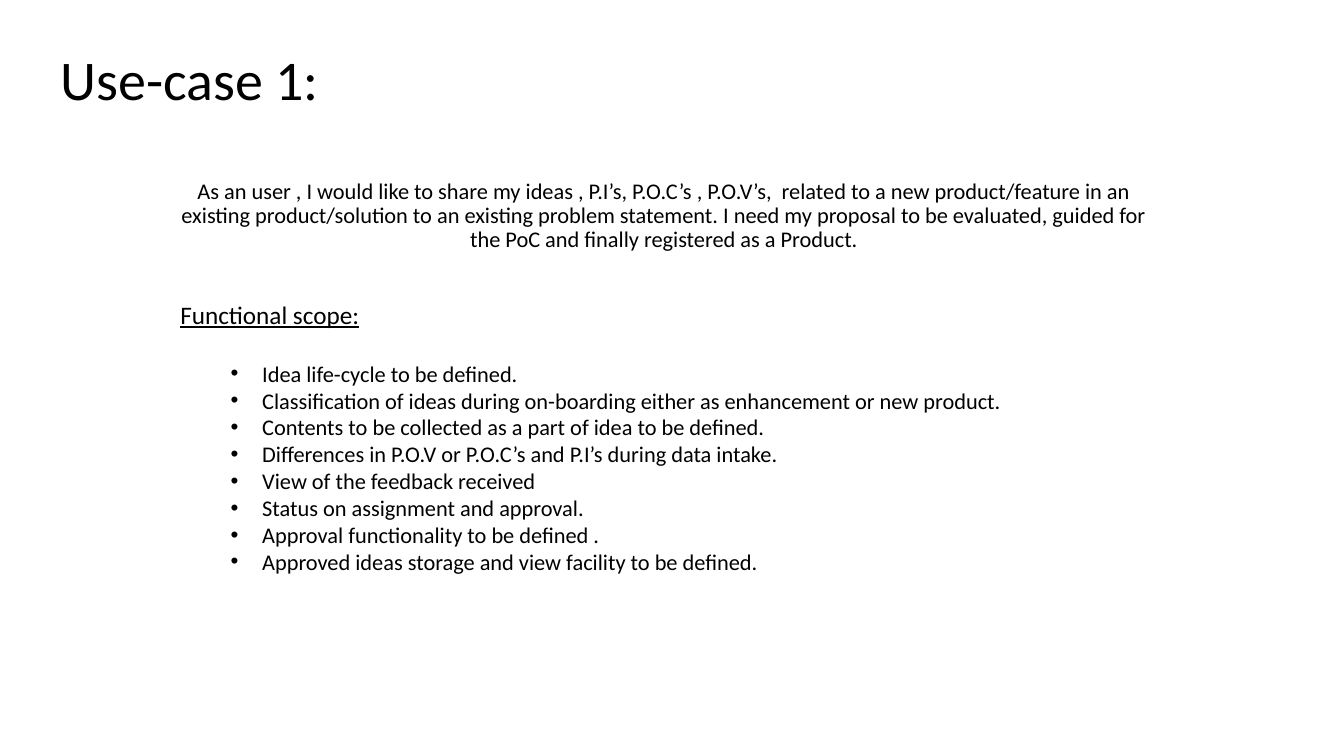
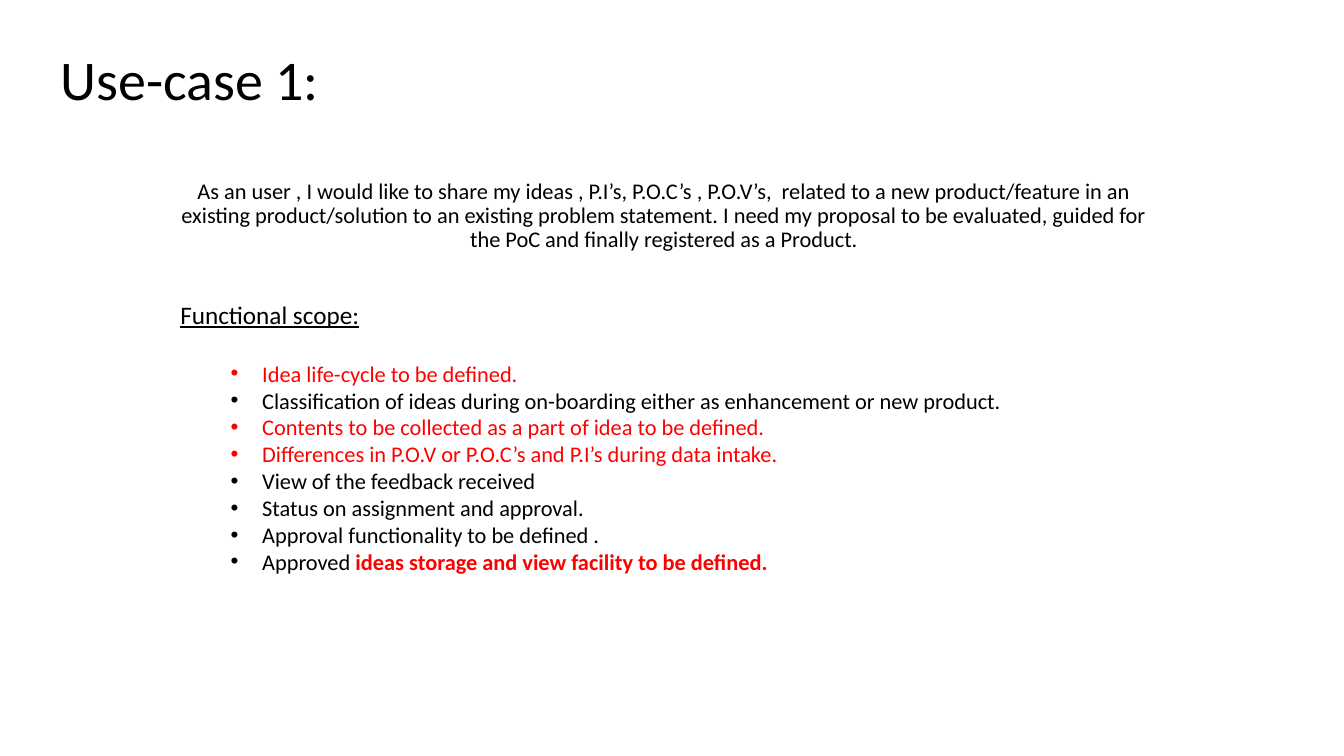
Before and after one commit to Sreenadh1543/ogo-data-holder, a slide deck: slide 2 of 2.use-cases/Use-cases.pptx. Drawn at 1344x756 pixels with LibreOffice and Linux fonts; fonts in the diff are those of the drawing. Boxes give left, top, right and bottom in pixels: in the first picture for what was removed or moved away, otherwise in the second. Text is boxed around its words. In the diff, an @@ line names an element or a change of style, - is before the commit and + after.

```diff
--- a/2.use-cases/Use-cases.pptx
+++ b/2.use-cases/Use-cases.pptx
@@ text at (262, 366, 777, 574): text colour #000000 to #FF0000 in "Idea life-cycle to be defined.", "Contents to be collected as a part ...", "Differences in P.O.V or P.O.C’s and P.I’s ...", "ideas storage and view facility to be ..."; bold on in "ideas storage and view facility to be ..." @@
```
Also in this commit, not shown: 3 other slides changed.
